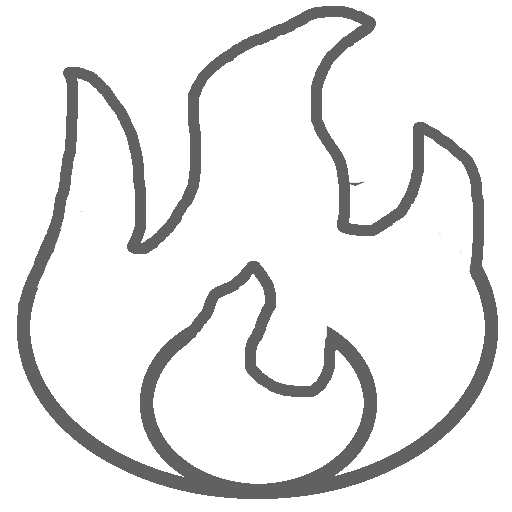
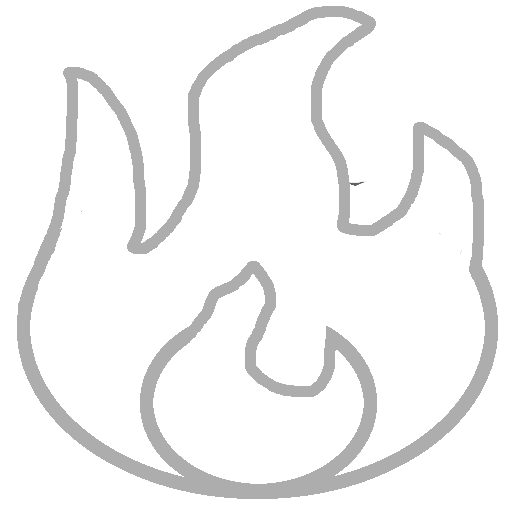
Comparing the layer stacks of the two 512x512 images. Changes:
painted on "Layer #3" over (18, 6, 485, 397)
painted on "Layer #2" over (17, 228, 498, 499)
